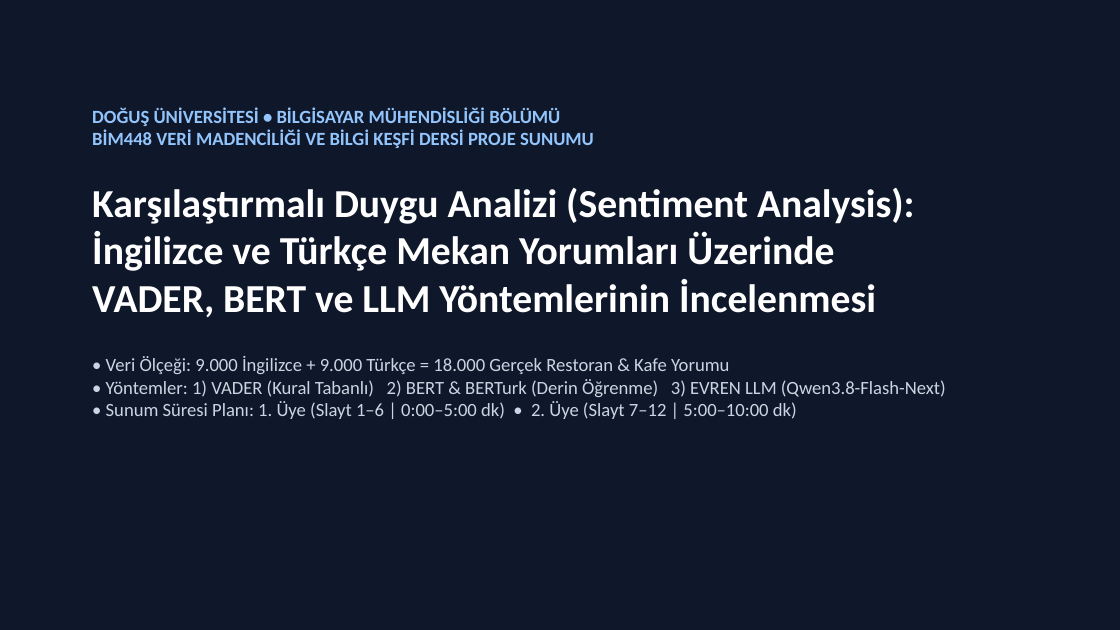
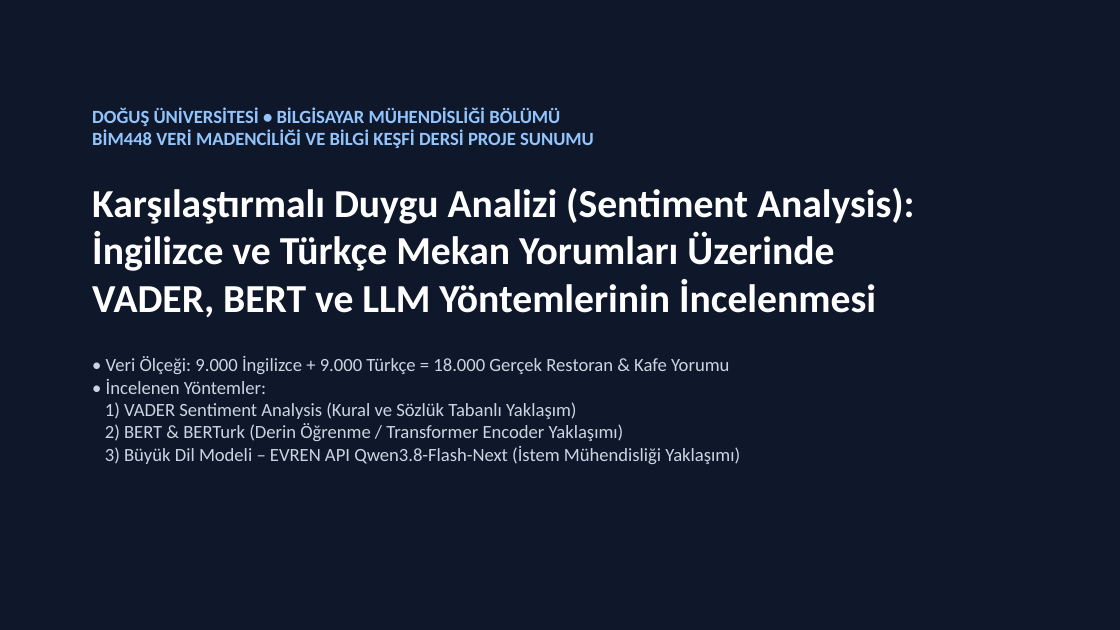
Before and after one commit to erenaksoyy/BIM448_Duygu_Analizi_Projesi, a slide deck: slide 1 of 4_Rapor_ve_Gorseller/BIM448_Proje_Sunumu.pptx. Drawn at 1120x630 pixels with LibreOffice and Linux fonts; fonts in the diff are those of the drawing. Boxes give left, top, right and bottom in pixels: in the first picture for what was removed or moved away, otherwise in the second. Text is boxed around its words. In the diff, an @@ line names an element or a change of style, - is before the commit and + after.

Commit message:
docs: Remove duration labels from presentation and add theoretical explanations of VADER, BERT, and LLM

```diff
--- a/4_Rapor_ve_Gorseller/BIM448_Proje_Sunumu.pptx
+++ b/4_Rapor_ve_Gorseller/BIM448_Proje_Sunumu.pptx
@@ text at <box>105,356,740,464</box>: text changed @@
-• Veri Ölçeği: 9.000 İngilizce + 9.000 Türkçe = 18.000 Gerçek Restoran & Kafe Yorumu
-• Yöntemler: 1) VADER (Kural Tabanlı) 2) BERT & BERTurk (Derin Öğrenme) 3) EVREN LLM (Qwen3.8-Flash-Next)
-• Sunum Süresi Planı: 1. Üye (Slayt 1–6 | 0:00–5:00 dk) • 2. Üye (Slayt 7–12 | 5:00–10:00 dk)
+• Veri Ölçeği: 9.000 İngilizce + 9.000 Türkçe = 18.000 Gerçek Restoran & Kafe Yorumu
+• İncelenen Yöntemler:
+1) VADER Sentiment Analysis (Kural ve Sözlük Tabanlı Yaklaşım)
+2) BERT & BERTurk (Derin Öğrenme / Transformer Encoder Yaklaşımı)
+3) Büyük Dil Modeli – EVREN API Qwen3.8-Flash-Next (İstem Mühendisliği Yaklaşımı)
```
Also in this commit, not shown: 11 other slides changed, 3 slides added, 3 other files.
